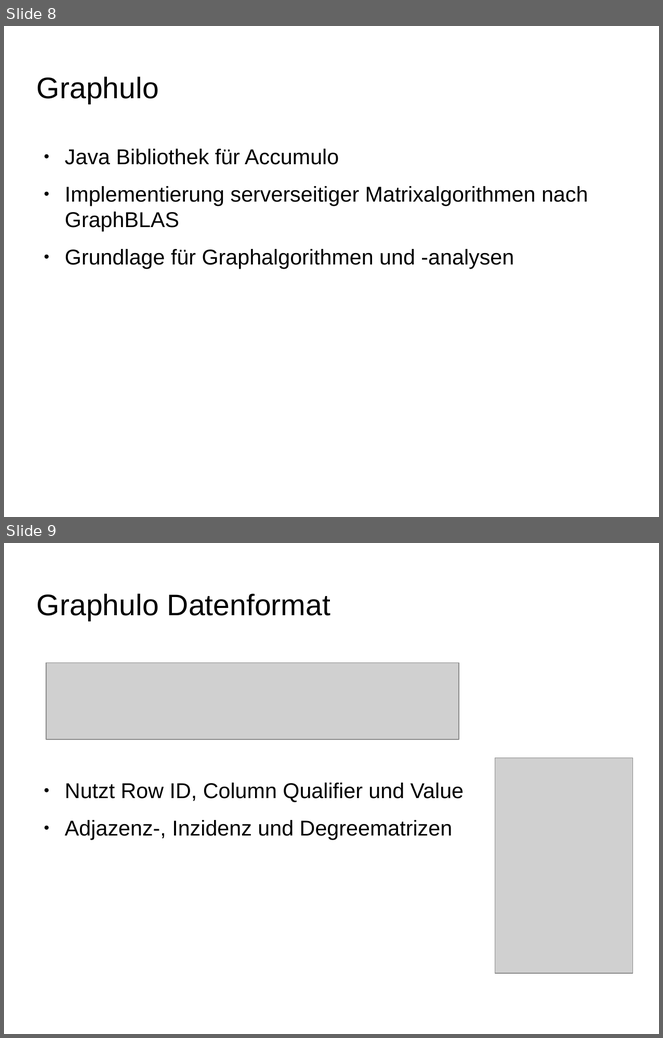
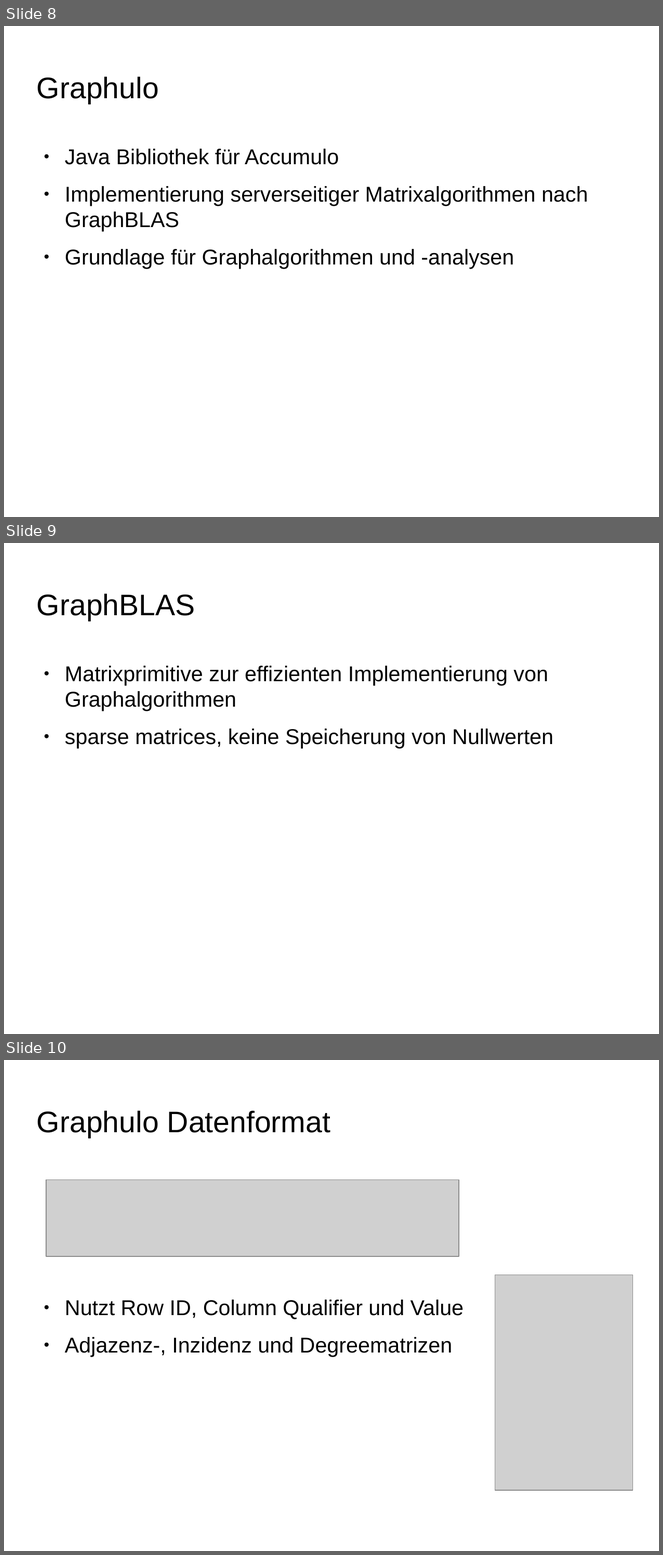
Before and after one commit to ScaDS/dblp-graphulo, a slide deck: doc/testat1.odp. Shown one above the other, each under a label of ours: slides 8 and 9 before the commit, slides 8, 9 and 10 after it. The pictures are 663x1038 and 663x1555 pixels, drawn with LibreOffice and Linux fonts; fonts in the diff are those of the drawing; grey boxes stand for pictures; background and template pictures are left out. Boxes give left, top, right and bottom in pixels: in the first picture for what was removed or moved away, otherwise in the second. Text is boxed around its words. In the diff, an @@ line names an element or a change of style, - is before the commit and + after.

```diff
--- a/doc/testat1.odp
+++ b/doc/testat1.odp
@@ slide 9 added at (4, 543, 659, 1034), background picture (left out) @@
@@ title added at (37, 593, 195, 621), 36 pt, text #000000 @@
+GraphBLAS
@@ text added at (65, 666, 554, 748), 26 pt, text #000000 @@
+● Matrixprimitive zur effizienten Implementierung von Graphalgorithmen
+● sparse matrices, keine Speicherung von Nullwerten
@@ what was slide 9 is now slide 10 @@
```
Also in this commit, not shown: 5 other slides added, 1 slide removed, 3 other files.
